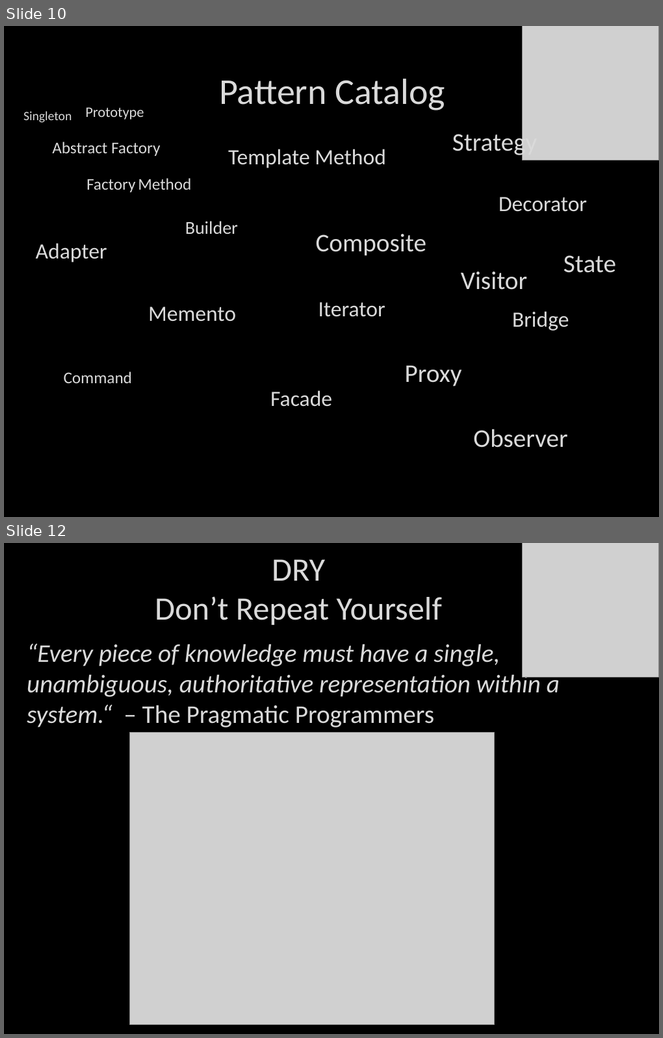
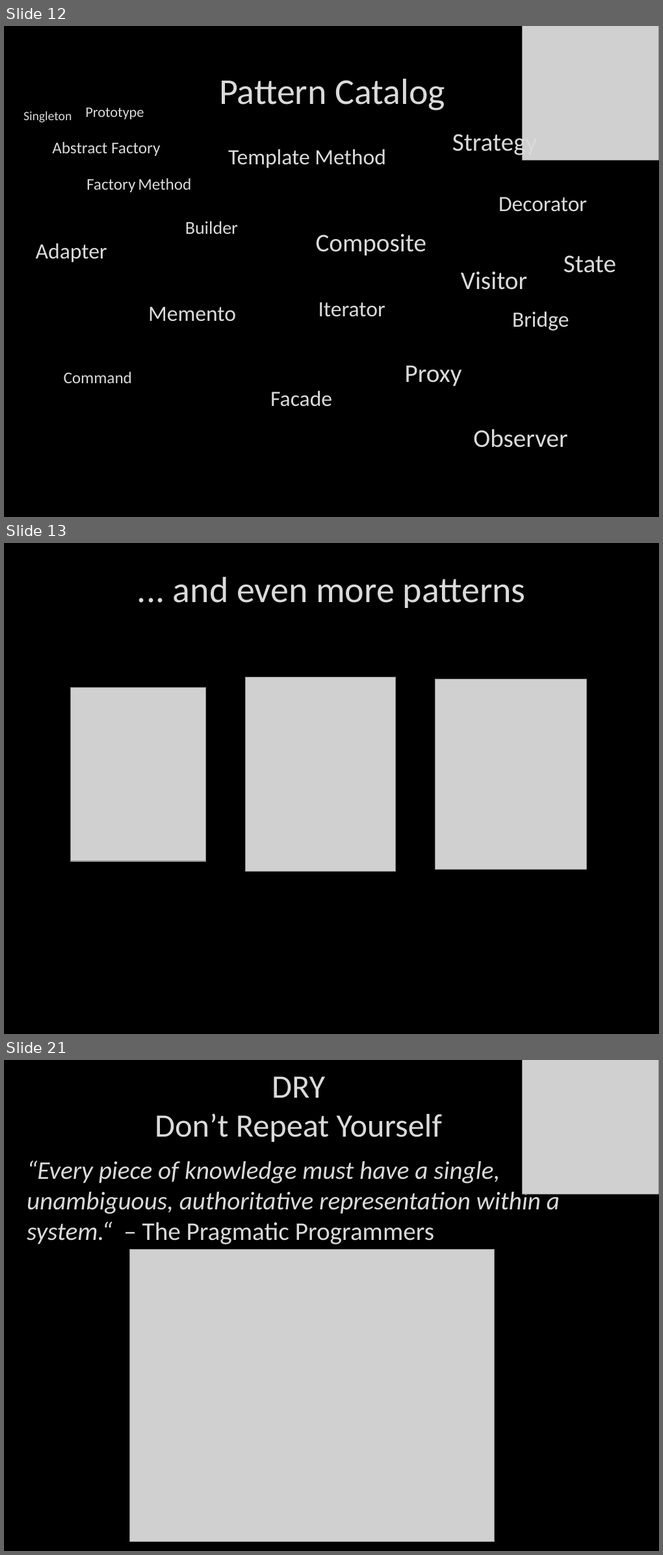
Before and after one commit to itenium-be/Talk-DesignPatterns, a slide deck: patterns.pptx. Shown one above the other, each under a label of ours: slides 10 and 12 before the commit, slides 12, 13 and 21 after it; the slides between them are not shown. The pictures are 663x1038 and 663x1555 pixels, drawn with LibreOffice and Linux fonts; fonts in the diff are those of the drawing; grey boxes stand for pictures; background and template pictures are left out. Boxes give left, top, right and bottom in pixels: in the first picture for what was removed or moved away, otherwise in the second. Text is boxed around its words. In the diff, an @@ line names an element or a change of style, - is before the commit and + after.

```diff
--- a/patterns.pptx
+++ b/patterns.pptx
@@ slide 13 added at box(4, 543, 659, 1034), background picture (left out) @@
@@ title added at box(173, 577, 526, 608), 40 pt, text #DADADA @@
+... and even more patterns
@@ picture added at box(245, 678, 396, 872) @@
@@ picture added at box(71, 688, 206, 862) @@
@@ picture added at box(435, 679, 586, 869) @@
@@ what was slide 10 is now slide 12 @@
@@ what was slide 12 is now slide 21 @@
```
Also in this commit, not shown: 8 slides changed, 5 other slides added, 1 other file.
